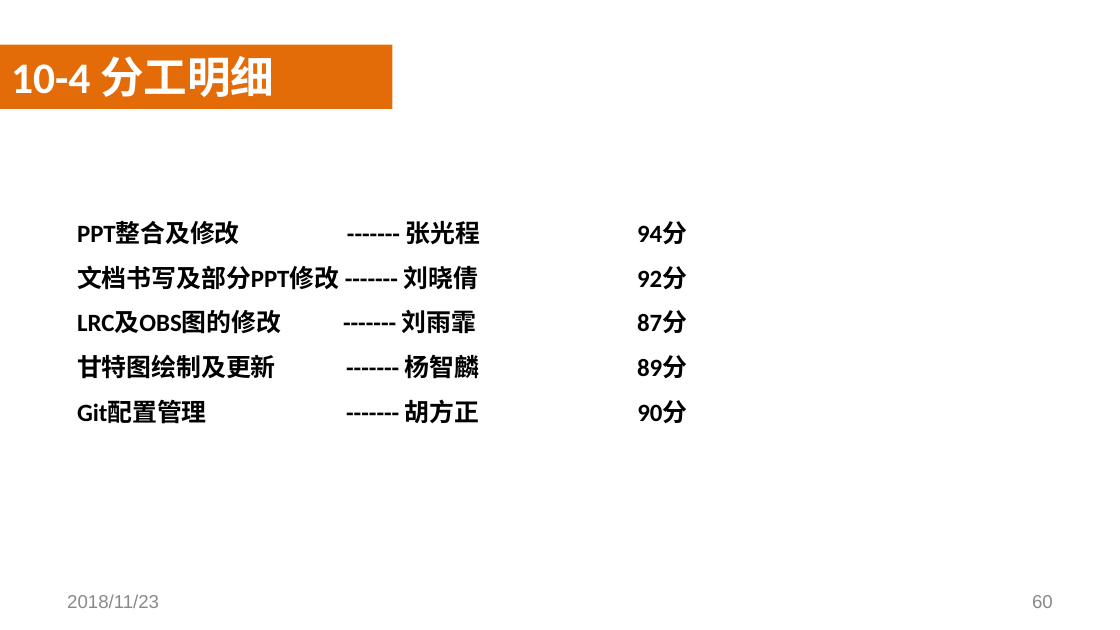
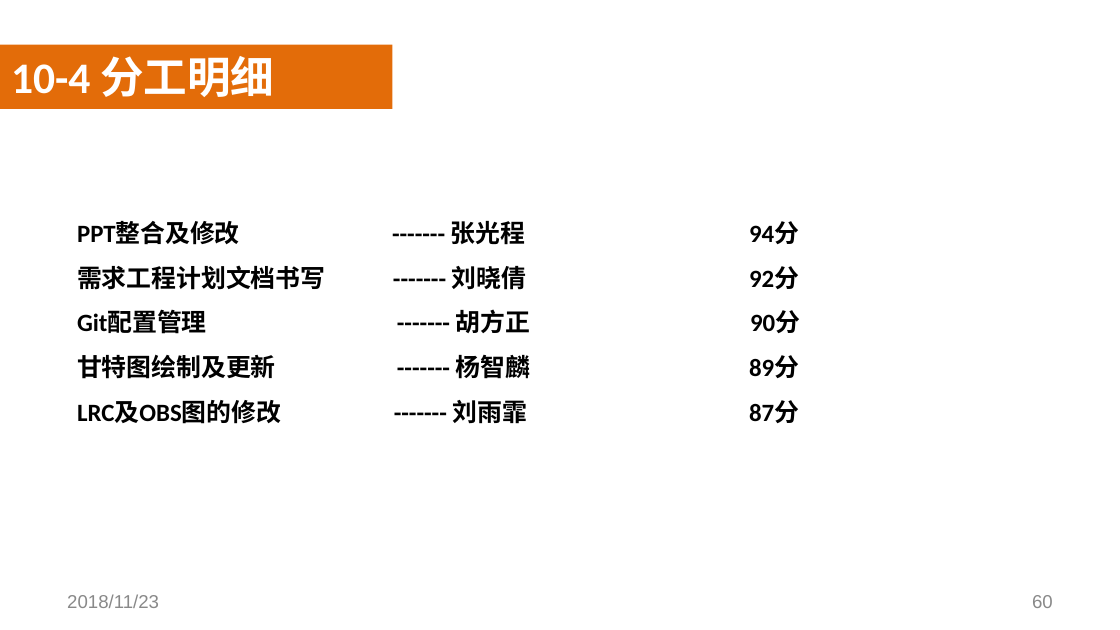
Before and after one commit to SoftwareRequirtmentsG02/Document, a slide deck: slide 60 of 案例教学系统/受控文档/分析设计/PPT/PRD2018-G02-需求工程PPT(III).pptx. Drawn at 1120x630 pixels with LibreOffice and Linux fonts; fonts in the diff are those of the drawing; background and template pictures are left out. Boxes give left, top, right and bottom in pixels: in the first picture for what was removed or moved away, otherwise in the second. Text is boxed around its words. In the diff, an @@ line names an element or a change of style, - is before the commit and + after.

```diff
--- a/案例教学系统/受控文档/分析设计/PPT/PRD2018-G02-需求工程PPT(III).pptx
+++ b/案例教学系统/受控文档/分析设计/PPT/PRD2018-G02-需求工程PPT(III).pptx
@@ text at (x1=77, y1=265, x2=800, y2=383): text changed @@
-文档书写及部分PPT修改 ------- 刘晓倩 92分
+需求工程计划文档书写 ------- 刘晓倩 92分
+Git配置管理 ------- 胡方正 90分
+甘特图绘制及更新 ------- 杨智麟 89分
@@ text at (x1=77, y1=351, x2=687, y2=427): paragraphs removed @@
-甘特图绘制及更新 ------- 杨智麟 89分
-Git配置管理 ------- 胡方正 90分
```
Also in this commit, not shown: 8 other slides changed, 2 slides added, 2 slides removed, 2 other files.
